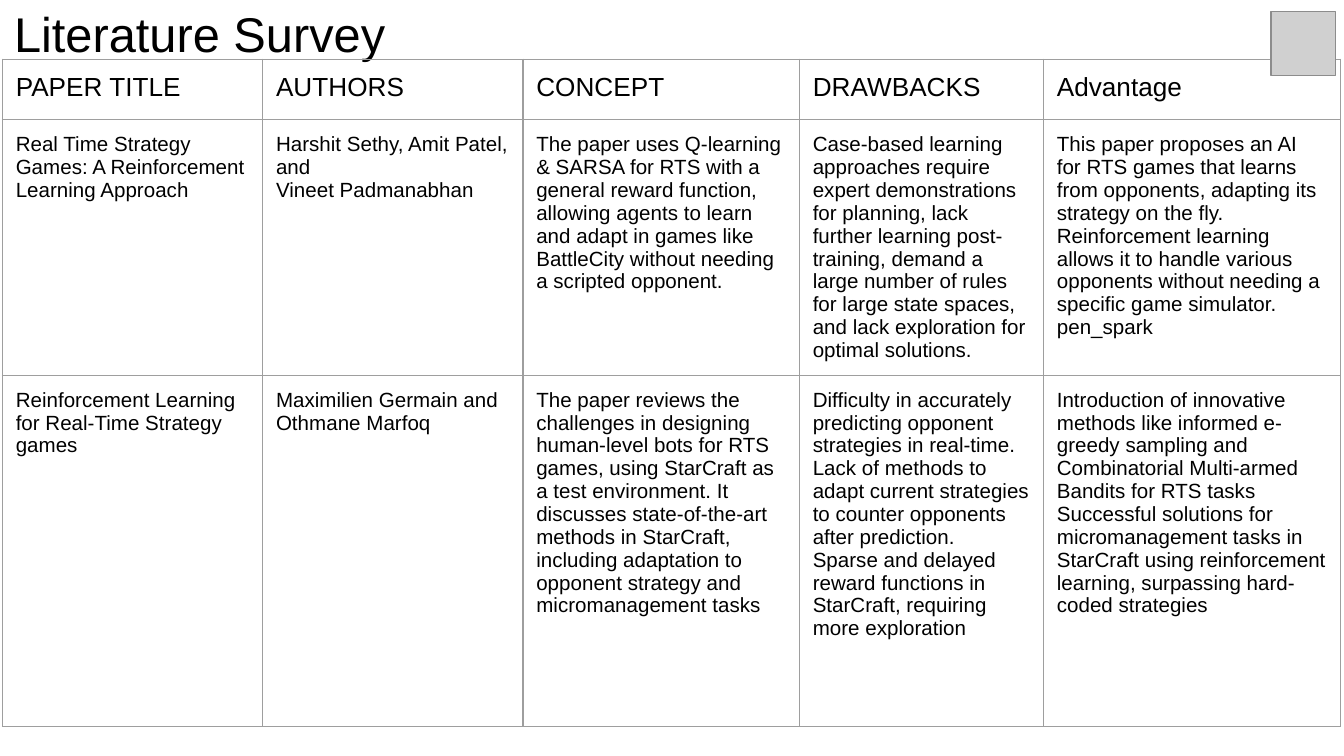
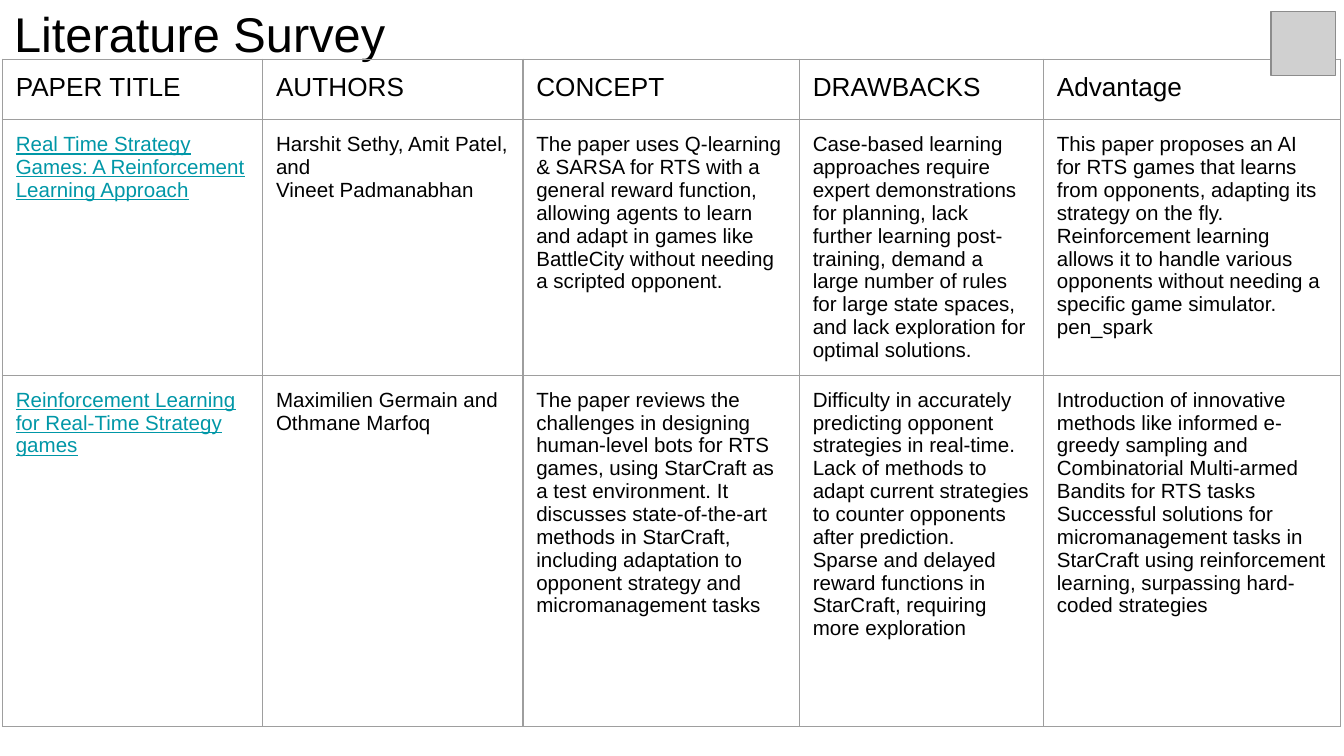
Before and after one commit to Jagmohan-Prajapati/Realtime-Strategic-Games, a slide deck: slide 6 of Projects PPTs and Preparation Documents/Review Meeting 2.pptx. Drawn at 1344x756 pixels with LibreOffice and Linux fonts; fonts in the diff are those of the drawing; grey boxes stand for pictures. Boxes give left, top, right and bottom in pixels: in the first picture for what was removed or moved away, otherwise in the second. Text is boxed around its words. In the diff, an @@ line names an element or a change of style, - is before the commit and + after.

```diff
--- a/Projects PPTs and Preparation Documents/Review Meeting 2.pptx
+++ b/Projects PPTs and Preparation Documents/Review Meeting 2.pptx
@@ table at (x1=3, y1=59, x2=1343, y2=745) @@
@@ text colour #000000 to #0097A7, underline on in "Real Time Strategy Games: A Reinforcement Learning ...", "Reinforcement Learning for Real-Time Strategy games" @@
```
Also in this commit, not shown: 2 other slides changed.
